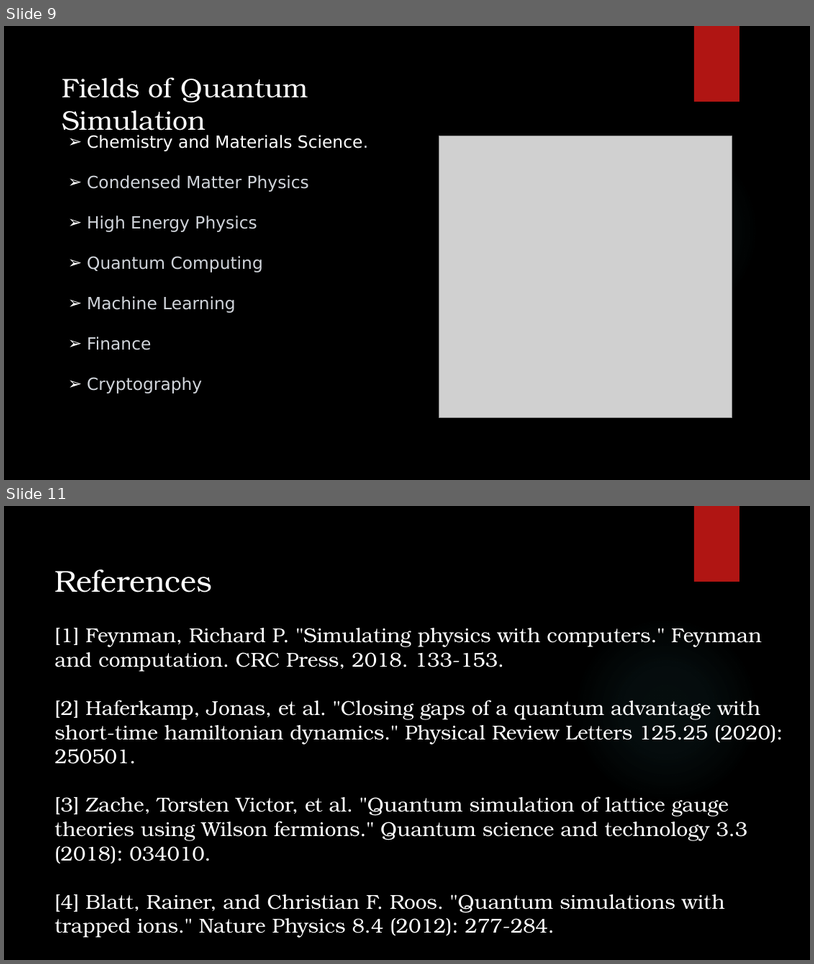
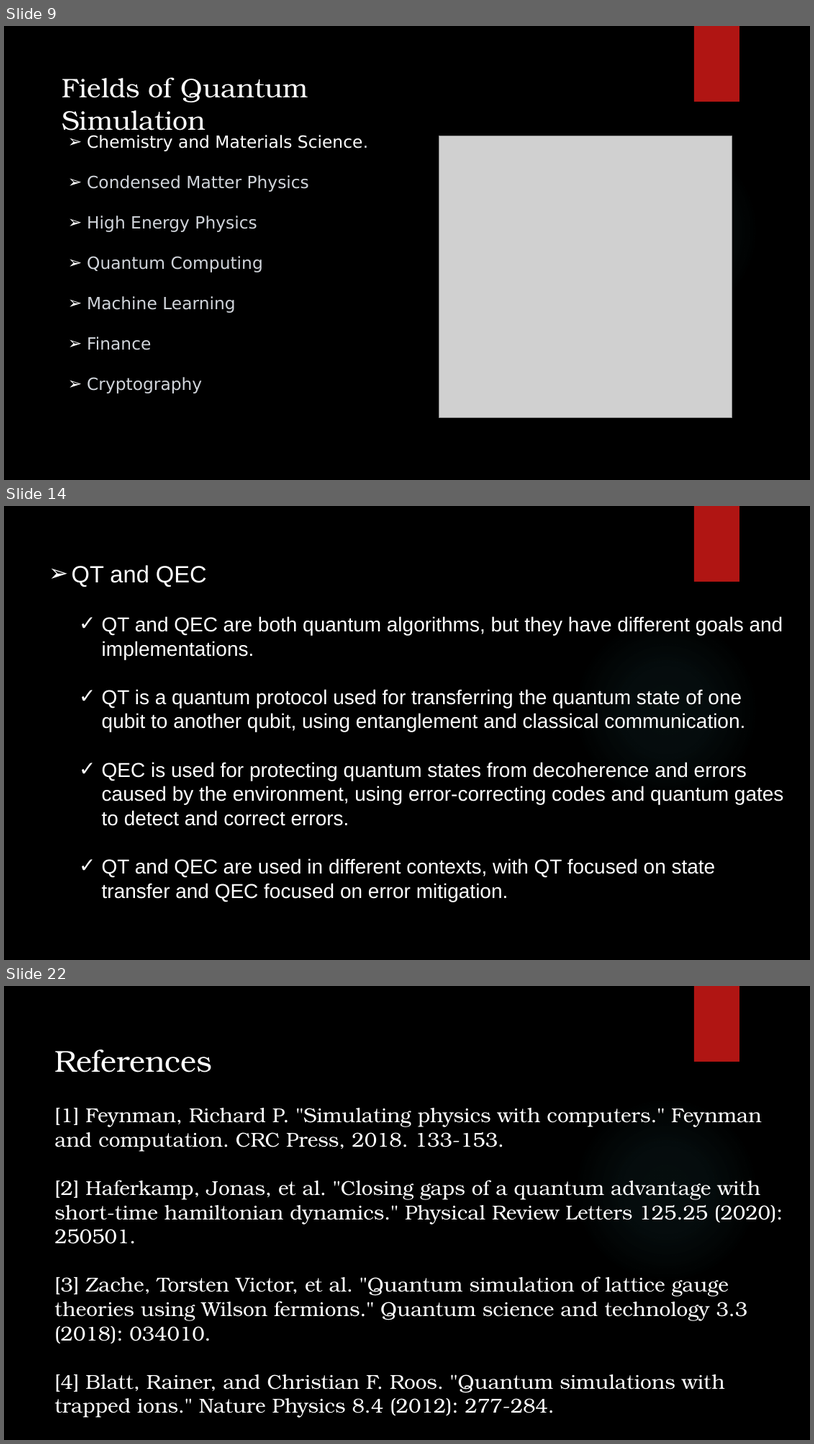
Before and after one commit to akash-rajak/Quantum-Simulation, a slide deck: Final PPT.pptx. Shown one above the other, each under a label of ours: slides 9 and 11 before the commit, slides 9, 14 and 22 after it; the slides between them are not shown. The pictures are 814x964 and 814x1444 pixels, drawn with LibreOffice and Linux fonts; fonts in the diff are those of the drawing; grey boxes stand for pictures; background and template pictures are left out. Boxes give left, top, right and bottom in pixels: in the first picture for what was removed or moved away, otherwise in the second. Text is boxed around its words. In the diff, an @@ line names an element or a change of style, - is before the commit and + after.

```diff
--- a/Final PPT.pptx
+++ b/Final PPT.pptx
@@ slide 14 added at (x1=4, y1=506, x2=810, y2=960), background picture (left out); not listed: 2 template elements that a slide beside it also shows @@
@@ text added at (x1=72, y1=565, x2=784, y2=901), 24 pt, text #FFFFFF @@
+➢ QT and QEC
+  ✓ QT and QEC are both quantum algorithms, but they have different goals and implementations.
+  ✓ QT is a quantum protocol used for transferring the quantum state of one qubit to another qubit, using entanglement and classical communication.
+  ✓ QEC is used for protecting quantum states from decoherence and errors caused by the environment, using error-correcting codes and quantum gates to detect and correct errors.
+  ✓ QT and QEC are used in different contexts, with QT focused on state transfer and QEC focused on error mitigation.
@@ what was slide 11 is now slide 22 @@
```
Also in this commit, not shown: 10 other slides added, 10 other files.
